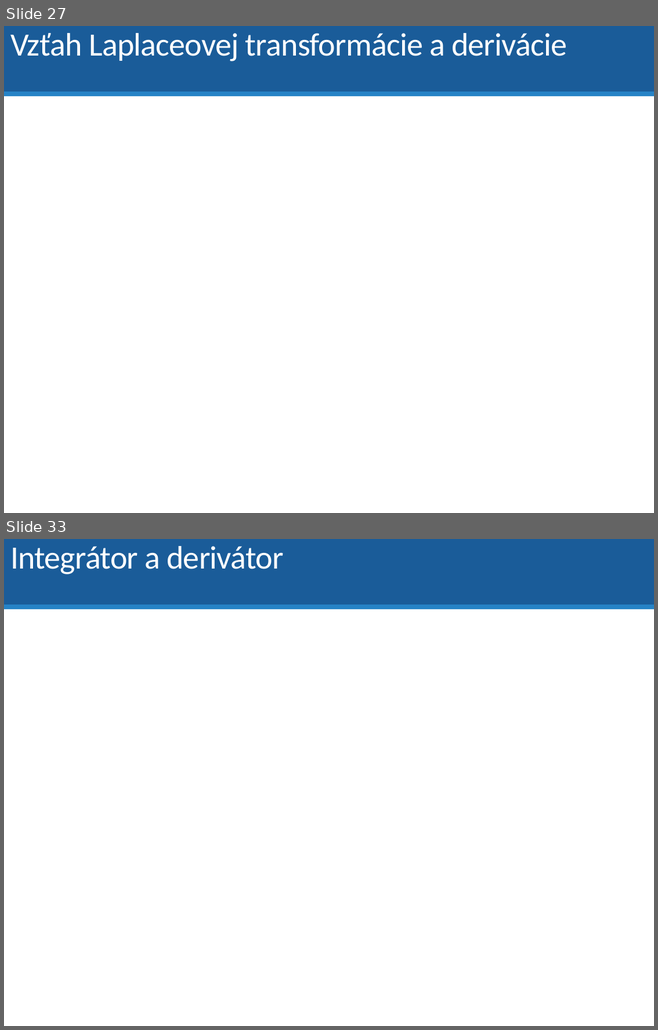
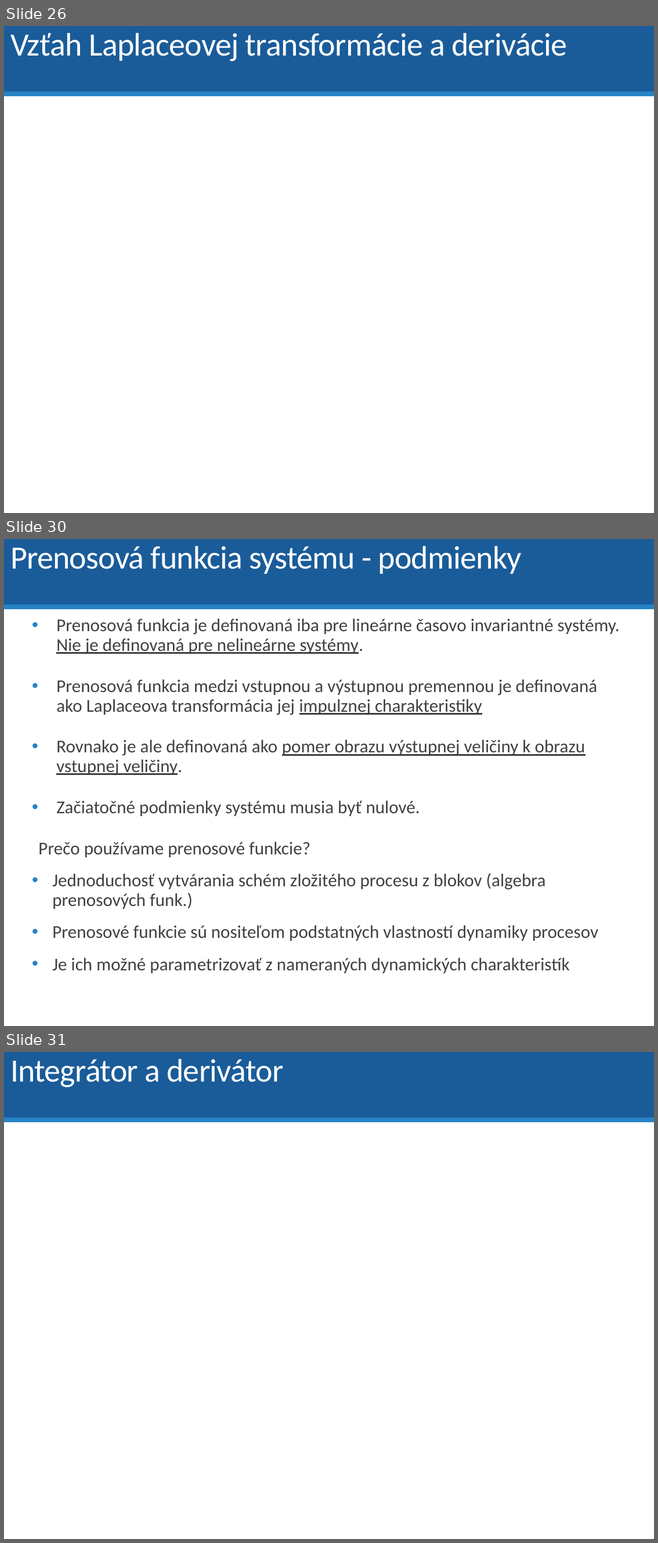
Before and after one commit to dodekm/TeamProjektKybernetika, a slide deck: Nove prednasky/P01_dynamika_dif_rovnice_LPT_prenosova_funkcia_modelovanie.pptx. Shown one above the other, each under a label of ours: slides 27 and 33 before the commit, slides 26, 30 and 31 after it; the slides between them are not shown. The pictures are 658x1030 and 658x1543 pixels, drawn with LibreOffice and Linux fonts; fonts in the diff are those of the drawing; grey boxes stand for pictures. Boxes give left, top, right and bottom in pixels: in the first picture for what was removed or moved away, otherwise in the second. Text is boxed around its words. In the diff, an @@ line names an element or a change of style, - is before the commit and + after.

```diff
--- a/Nove prednasky/P01_dynamika_dif_rovnice_LPT_prenosova_funkcia_modelovanie.pptx
+++ b/Nove prednasky/P01_dynamika_dif_rovnice_LPT_prenosova_funkcia_modelovanie.pptx
@@ slide 30 added at box(4, 539, 654, 1026), background #FFFFFF; not listed: 2 template elements that a slide beside it also shows @@
@@ title added at box(10, 546, 521, 574), 36 pt, text #FFFFFF @@
+Prenosová funkcia systému - podmienky
@@ text added at box(38, 618, 619, 973), 20 pt, text #404040 @@
+• Prenosová funkcia je definovaná iba pre lineárne časovo invariantné systémy. Nie je definovaná pre nelineárne systémy.
+• Prenosová funkcia medzi vstupnou a výstupnou premennou je definovaná ako Laplaceova transformácia jej impulznej charakteristiky
+• Rovnako je ale definovaná ako pomer obrazu výstupnej veličiny k obrazu vstupnej veličiny.
+• Začiatočné podmienky systému musia byť nulové.
+  Prečo používame prenosové funkcie?
+• Jednoduchosť vytvárania schém zložitého procesu z blokov (algebra prenosových funk.)
+• Prenosové funkcie sú nositeľom podstatných vlastností dynamiky procesov
+• Je ich možné parametrizovať z nameraných dynamických charakteristík
@@ what was slide 27 is now slide 26 @@
@@ what was slide 33 is now slide 31 @@
```
Also in this commit, not shown: 15 slides changed, 5 other slides added, 2 slides removed, 7 other files.
